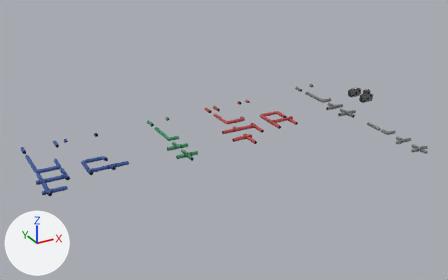
The FBX model Assets/Art/Models/Structures/Pipes/AtmosphericPipes.fbx: old version first, new version second.
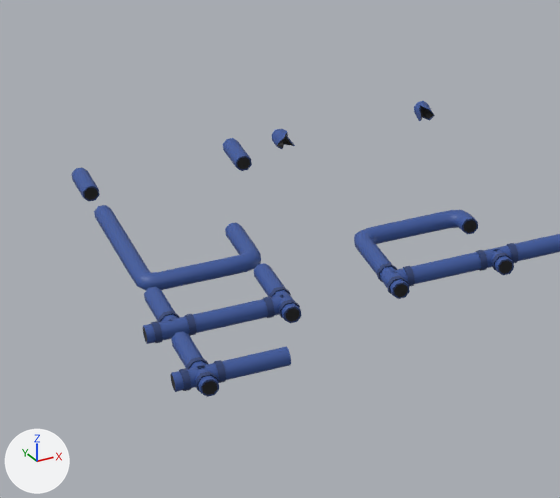
The first picture shows the older version from a 50 mm lens placed at (-8.67, -24.81, 11.5), pointed at (3.95, -1.85, 0.02). The close-ups show both versions on the part from 1% to 28% of the width and 40% to 78% of the height of that picture; other places that the commit changed are outside them. The axes (+X, +Y, +Z) are drawn at lower left. The lights are the same throughout. Where no turn or scale is listed for an object, it has been applied to the vertices.

In view in the first close-up: 'PipesLayer1BrokenS&W', 'PipesLayer1I', 'PipesLayer1L1', 'PipesLayer1L2', 'PipesLayer1L3', 'PipesLayer1L4', 'PipesLayer1T1', 'PipesLayer1T2', 'PipesLayer1T3', 'PipesLayer1T4', 'PipesLayer1U2', 'PipesLayer1X'.
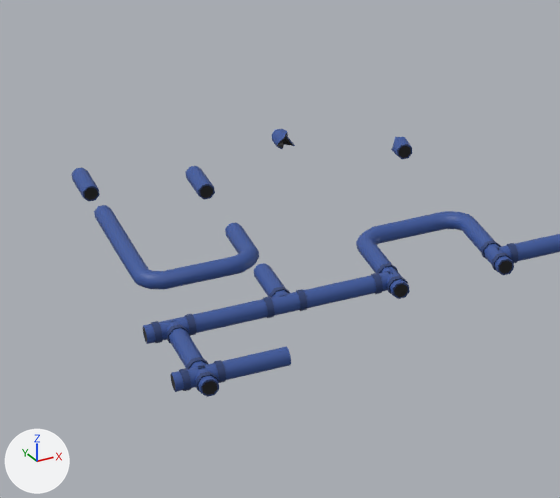
The newer file is also turned or shifted as a whole; pictures and numbers use the older file's frame.

Changed parts and their boxes (x1, y1, x2, y2) in the close-ups (560 x 498 px; the box of a moved part takes in the faces that stretch with it):
'PipesLayer1T2', reshaped (142% wider, 7% shorter)
    before: (254, 263, 301, 323)
    after: (254, 263, 369, 319)
'PipesLayer1T1', reshaped
    before: (143, 287, 260, 344)
    after: (143, 301, 260, 344)
'PipesLayer1T3', reshaped (56% narrower)
    before: (360, 240, 474, 299)
    after: (360, 240, 410, 299)
'PipesLayer1T4', reshaped
    before: (470, 234, 560, 275)
    after: (462, 218, 560, 275)
'PipesLayer1U2', mesh turned
    before: (223, 138, 252, 171)
    after: (186, 166, 215, 200)
'PipesLayer1Broken2', added
    after: (391, 137, 412, 159)
'PipesLayer1BrokenS&W', deleted
    before: (414, 101, 435, 121)
part 2 of me_pipecyanmanifold_028, moved or reshaped
    before: (403, 266, 415, 287)
    after: (371, 273, 383, 294)
part 3 of me_pipecyanmanifold_028, deleted (blue)
    before: (391, 254, 474, 284)
part 4 of me_pipecyanmanifold_028, added
    after: (365, 272, 392, 295)
part 5 of me_pipecyanmanifold_030, moved or reshaped
    before: (158, 311, 179, 322)
    after: (166, 324, 188, 343)
part 6 of me_pipecyanmanifold_030, deleted (blue)
    before: (144, 287, 178, 321)
part 7 of me_pipecyanmanifold_030, added
    after: (167, 321, 188, 344)
part 8 of me_pipecyanmanifold_031, moved or reshaped
    before: (279, 300, 300, 318)
    after: (296, 289, 308, 311)
part 9 of me_pipecyanmanifold_031, added (blue)
    after: (256, 277, 369, 319)
part 10 of me_pipecyanmanifold_029, moved or reshaped
    before: (476, 250, 488, 271)
    after: (481, 240, 501, 259)
part 11 of me_pipecyanmanifold_029, added (blue)
    after: (462, 218, 513, 271)

The change, as a diff of the scene's bpy script:
```diff
--- a/Assets/Art/Models/Structures/Pipes/AtmosphericPipes.fbx.py
+++ b/Assets/Art/Models/Structures/Pipes/AtmosphericPipes.fbx.py
@@ me_pipecyanmanifold_028 @@
-me_pipecyanmanifold_028.from_pydata(...)  # 152 vertices, 115 faces; spans x -0.338..0.5, y -0.5..0.5, z -0.439..-0.264
+me_pipecyanmanifold_028.from_pydata(...)  # 152 vertices, 115 faces; spans x -0.5..-0.162, y -0.5..0.5, z -0.439..-0.264
+# me_pipecyanmanifold_028 part 2: the loose piece of 32 vertices spanning x -0.13..-0.07, y -0.338..-0.162, z -0.439..-0.264 is turned -180 degrees about the z axis through its middle, then moved by (-0.3, 0.0, 0.0)
+# me_pipecyanmanifold_028 part 3: 16 vertices removed from x 0.5, y -0.328..-0.172, z -0.429..-0.274
+# me_pipecyanmanifold_028 part 4: 16 vertices added at x -0.5, y -0.328..-0.172, z -0.429..-0.274
 me_pipecyanmanifold_028.materials.append(mat_palette05)
@@ me_pipecyanmanifold_030 @@
-me_pipecyanmanifold_030.from_pydata(...)  # 152 vertices, 115 faces; spans x -0.5..0.5, y -0.338..0.5, z -0.439..-0.264
+me_pipecyanmanifold_030.from_pydata(...)  # 152 vertices, 115 faces; spans x -0.5..0.5, y -0.5..-0.162, z -0.439..-0.264
+# me_pipecyanmanifold_030 part 5: the loose piece of 32 vertices spanning x -0.338..-0.162, y -0.13..-0.07, z -0.439..-0.264 is mirrored in y about its middle, then moved by (0.0, -0.3, 0.0)
+# me_pipecyanmanifold_030 part 6: 16 vertices removed from x -0.328..-0.172, y 0.5, z -0.429..-0.274
+# me_pipecyanmanifold_030 part 7: 16 vertices added at x -0.328..-0.172, y -0.5, z -0.429..-0.274
 me_pipecyanmanifold_030.materials.append(mat_palette05)
@@ me_pipecyan_006 @@
 me_pipecyan_006.from_pydata(...)  # 32 vertices, 26 faces; spans x 0.172..0.328, y 0.0..0.5, z -0.429..-0.274
+# me_pipecyan_006 part 1: the whole mesh is turned -180 degrees about the z axis through the mesh origin
 me_pipecyan_006.materials.append(mat_palette05)
@@ me_pipecyanmanifold_031 @@
-me_pipecyanmanifold_031.from_pydata(...)  # 152 vertices, 115 faces; spans x -0.5..-0.162, y -0.5..0.5, z -0.439..-0.264
+me_pipecyanmanifold_031.from_pydata(...)  # 152 vertices, 115 faces; spans x -0.5..0.5, y -0.338..0.5, z -0.439..-0.264
+# me_pipecyanmanifold_031 part 8: the loose piece of 32 vertices spanning x -0.338..-0.162, y -0.43..-0.37, z -0.439..-0.264 is turned 90 degrees about the z axis through its middle, then moved by (0.15, 0.15, 0.0)
+# me_pipecyanmanifold_031 part 9: 16 vertices added at x 0.5, y -0.328..-0.172, z -0.429..-0.274
 me_pipecyanmanifold_031.materials.append(mat_palette05)
@@ me_pipecyanmanifold_029 @@
-me_pipecyanmanifold_029.from_pydata(...)  # 152 vertices, 115 faces; spans x -0.5..0.5, y -0.5..-0.162, z -0.439..-0.264
+me_pipecyanmanifold_029.from_pydata(...)  # 152 vertices, 115 faces; spans x -0.338..0.5, y -0.5..0.5, z -0.439..-0.264
+# me_pipecyanmanifold_029 part 10: the loose piece of 32 vertices spanning x -0.43..-0.37, y -0.338..-0.162, z -0.439..-0.264 is multiplied about its middle by the matrix ((0.0, -1.0, 0.0), (-1.0, 0.0, 0.0), (0.0, 0.0, 1.0)), then moved by (0.15, 0.15, 0.0)
+# me_pipecyanmanifold_029 part 11: 16 vertices added at x -0.328..-0.172, y 0.5, z -0.429..-0.274
 me_pipecyanmanifold_029.materials.append(mat_palette05)
@@ ob_pipeslayer1brokens_w @@
-ob_pipeslayer1brokens_w = bpy.data.objects.new('PipesLayer1BrokenS&W', me_piperedunderbroken_005)
@@ ob_pipeslayer1broken2 @@
+ob_pipeslayer1broken2 = bpy.data.objects.new('PipesLayer1Broken2', me_piperedunderbroken_005_1)  # 33 vertices, 33 faces; spans x -0.333..-0.152, y -0.5..-0.256, z -0.439..-0.263; in mat_palette05 (picture img_palette05_png)
+ob_pipeslayer1broken2.location = (-1.0, 2.0, 0.01)
```
